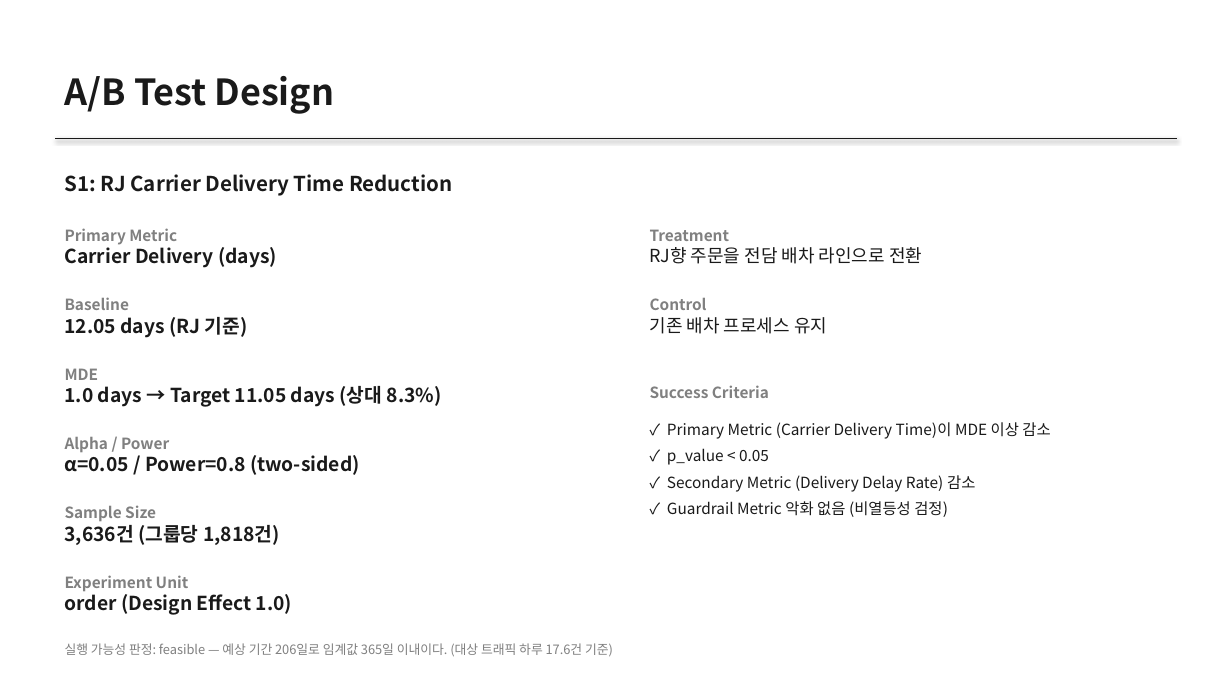
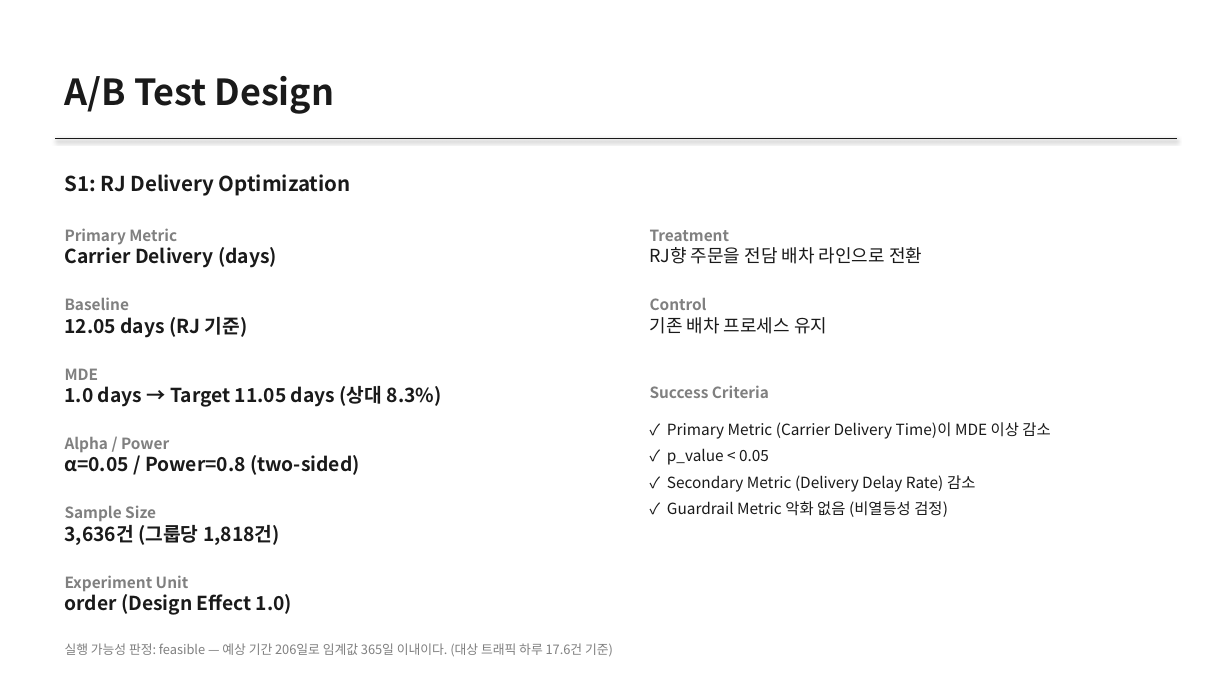
Before and after one commit to JunheePark0224/Olist-BPM-Agent, a slide deck: slide 11 of agent/outputs/executive_report.pptx. Drawn at 1232x693 pixels with LibreOffice and Linux fonts; fonts in the diff are those of the drawing. Boxes give left, top, right and bottom in pixels: in the first picture for what was removed or moved away, otherwise in the second. Text is boxed around its words. In the diff, an @@ line names an element or a change of style, - is before the commit and + after.

```diff
--- a/agent/outputs/executive_report.pptx
+++ b/agent/outputs/executive_report.pptx
@@ text at <box>65,174,351,196</box>: text changed @@
-S1: RJ Carrier Delivery Time Reduction
+S1: RJ Delivery Optimization
```
Also in this commit, not shown: 5 other slides changed, 12 other files.
